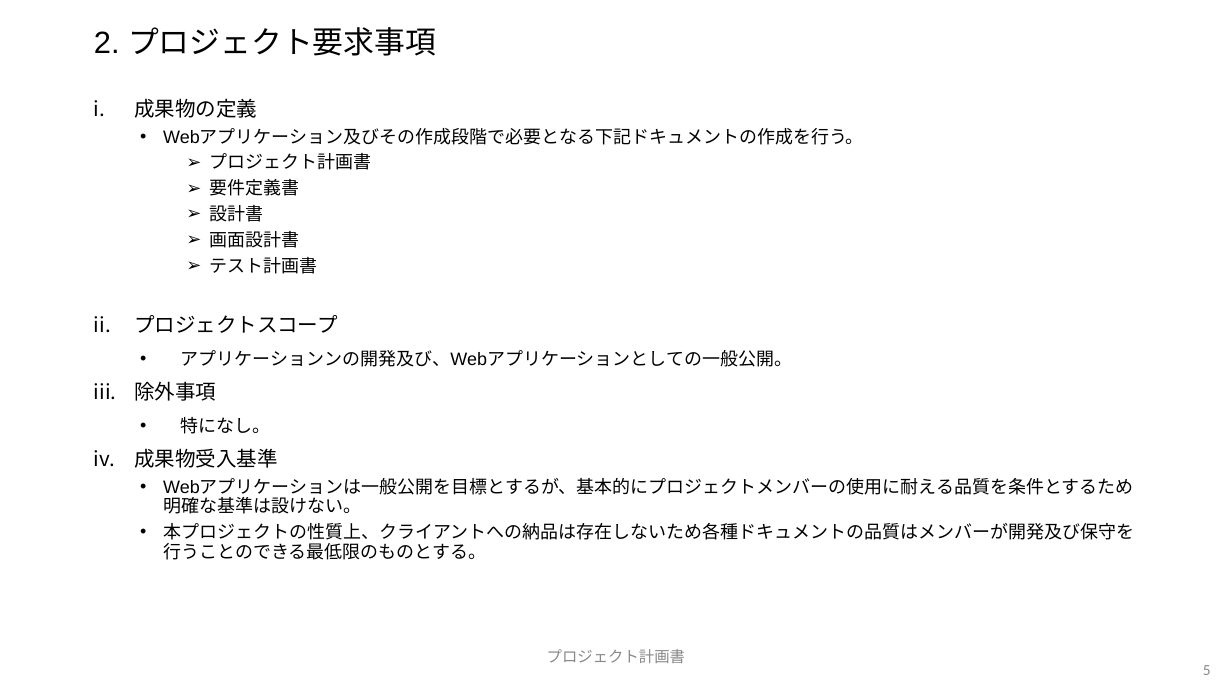
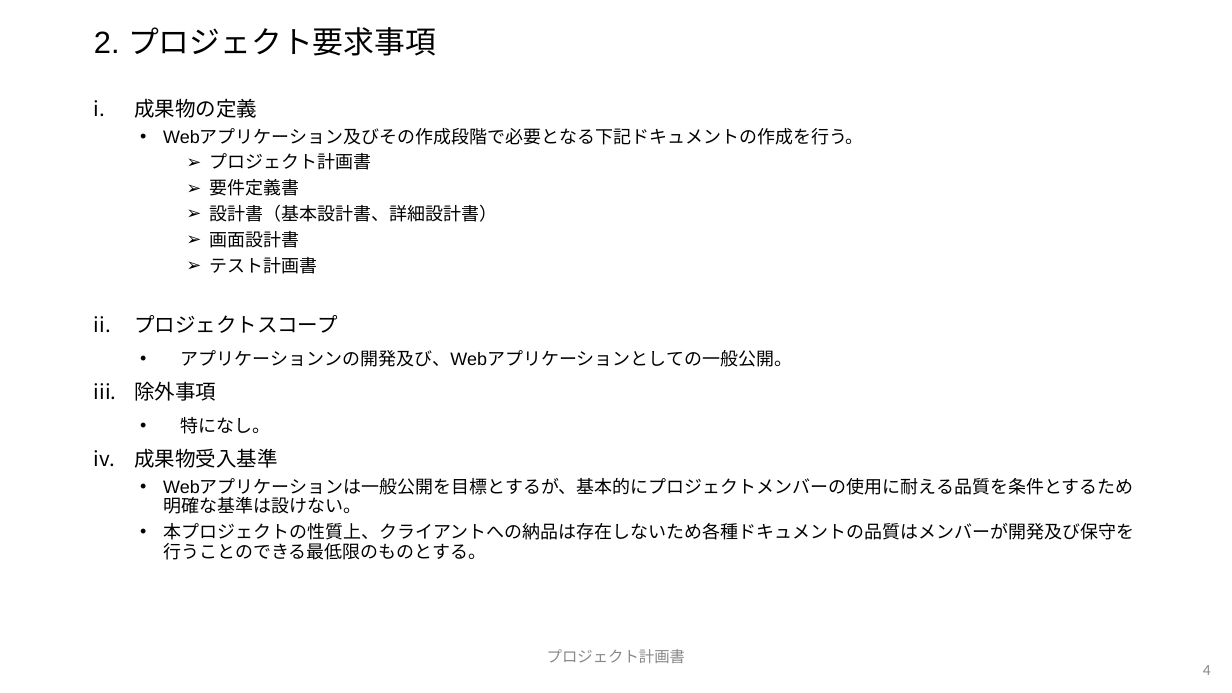
Before and after one commit to yoshtanaka/toraberu, a slide deck: slide 4 of プロジェクト計画書.pptx (slide 5 before the commit). Drawn at 1232x693 pixels with LibreOffice and Linux fonts; fonts in the diff are those of the drawing; background and template pictures are left out. Boxes give left, top, right and bottom in pixels: in the first picture for what was removed or moved away, otherwise in the second. Text is boxed around its words. In the diff, an @@ line names an element or a change of style, - is before the commit and + after.

```diff
--- a/プロジェクト計画書.pptx
+++ b/プロジェクト計画書.pptx
@@ text at box(209, 204, 497, 222): text changed @@
-    ➢ 設計書
+    ➢ 設計書（基本設計書、詳細設計書）
@@ page number at box(1203, 665, 1211, 675): text changed @@
-5
+4
```
Also in this commit, not shown: 6 other slides changed, 3 slides removed.
